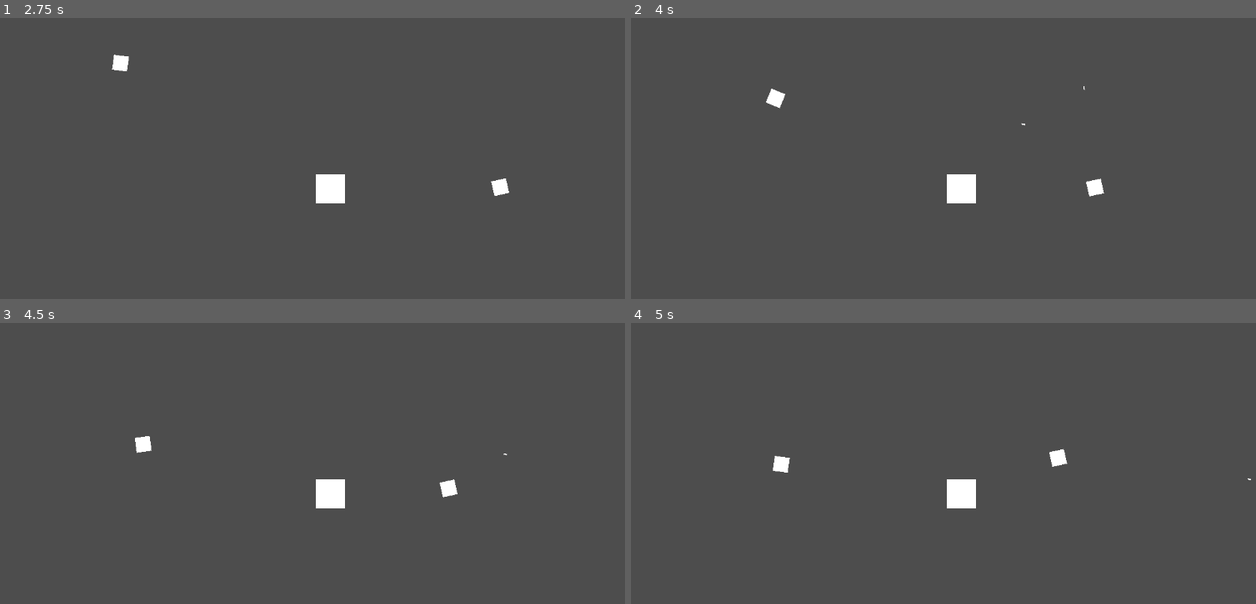
Above: before the commit, frames 1-4 (two rows, left to right).
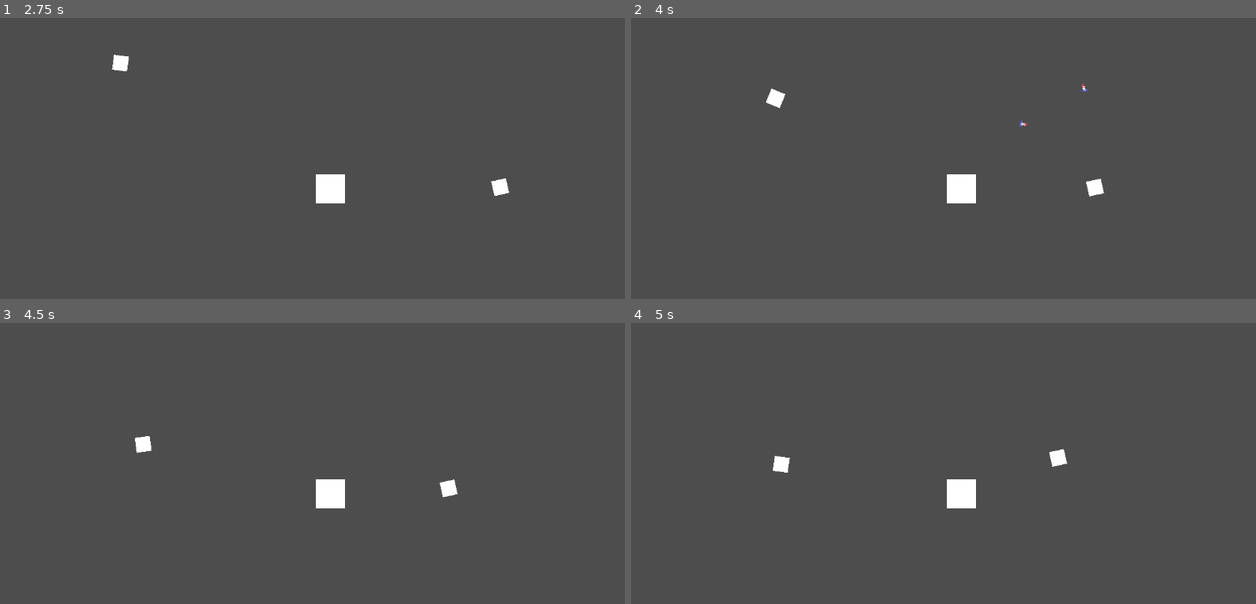
Above: after the commit, the same moments.

Repository: Tarnest/Spacewar-Clone
Game: Godot game, scene res://Main/main.tscn
The game is run twice, just before and just after one commit, with the same random seed, the same clock (stepped at 60 frames per second) and the same inputs.
Inputs:
- Up to frame 1 (2.75 s): click "Play" at 0.5 s; hold D (rotate_right) 1.28-2.03 s; hold Left (rotate_left2) 1.28-2.03 s; hold A (rotate_left) from 2.03 s (still down); tap Right (rotate_right2) at 2.1 s
- Up to frame 2 (4 s): release A (rotate_left) at 2.78 s; hold D (rotate_right) 2.78-3.53 s; tap Space (shoot) at 2.85 s; hold W (thrust_forward) from 3.53 s (still down); tap Shift (shoot2) at 3.6 s
- Up to frame 3 (4.5 s): release W (thrust_forward) at 4.28 s; hold A (rotate_left) from 4.28 s (still down); hold Up (thrust_forward2) from 4.28 s (still down)
- Up to frame 4 (5 s): keep holding A (rotate_left); keep holding Up (thrust_forward2)

Frame 1 is identical in both runs. In frame 2, less than 0.1% of the frame differs, in the area x 62-74%, y 23-39%; in frame 3, less than 0.1%; in frame 4, less than 0.1%.

Commit message:
added bullet sprite

Diff:
--- a/Bullet/bullet.tscn
+++ b/Bullet/bullet.tscn
@@ -1,20 +1,20 @@
 [gd_scene load_steps=4 format=3 uid="uid://bxsknew7ijsy7"]
 
 [ext_resource type="Script" path="res://Bullet/bullet.gd" id="1_05m7k"]
-
-[sub_resource type="CanvasTexture" id="CanvasTexture_3i4su"]
+[ext_resource type="Texture2D" uid="uid://bpmranp40rbnw" path="res://Bullet/torpedo.png" id="2_7ctb6"]
 
 [sub_resource type="RectangleShape2D" id="RectangleShape2D_5lv7r"]
-size = Vector2(6, 2)
+size = Vector2(14, 6)
 
 [node name="Bullet" type="RigidBody2D" groups=["Bullet"]]
 gravity_scale = 0.0
 script = ExtResource("1_05m7k")
 
 [node name="Sprite2D" type="Sprite2D" parent="."]
+texture_filter = 1
 position = Vector2(-2.98023e-08, -8.9407e-08)
-scale = Vector2(6, 2)
-texture = SubResource("CanvasTexture_3i4su")
+rotation = 1.5708
+texture = ExtResource("2_7ctb6")
 metadata/_edit_lock_ = true
 
 [node name="CollisionShape2D" type="CollisionShape2D" parent="."]
@@ -25,7 +25,7 @@
 scale = Vector2(0.3, 0.1)
 
 [node name="Timer" type="Timer" parent="."]
-wait_time = 3.0
+wait_time = 1.2
 autostart = true
 
 [connection signal="screen_exited" from="VisibleOnScreenNotifier2D" to="." method="_on_visible_on_screen_notifier_2d_screen_exited"]
Binary file added: Bullet/torpedo.png
Not shown, added: Bullet/torpedo.png.import
